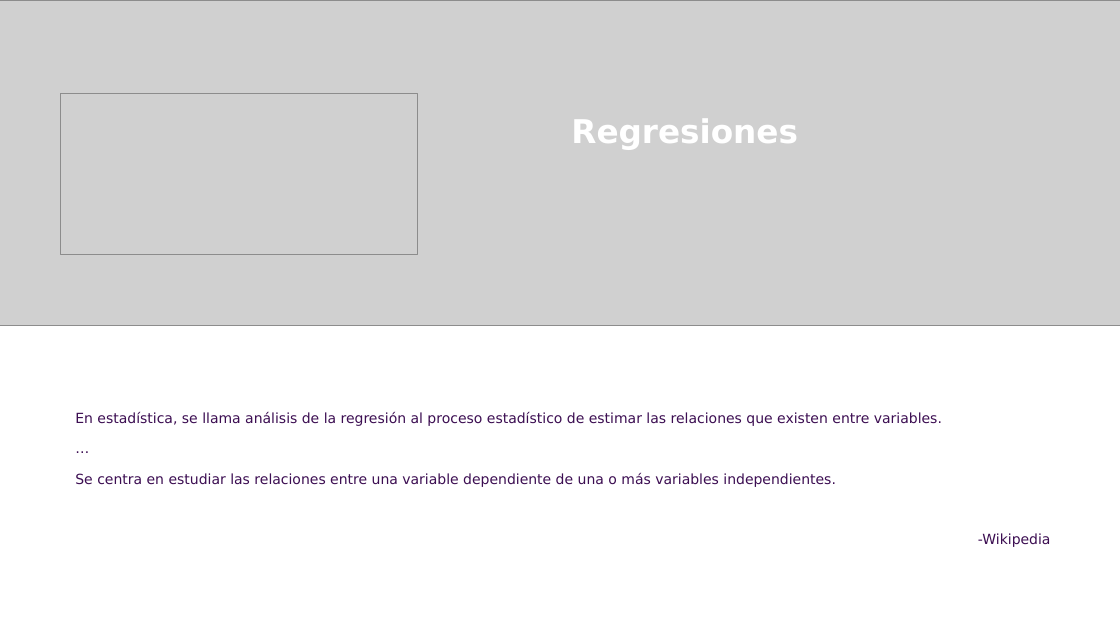
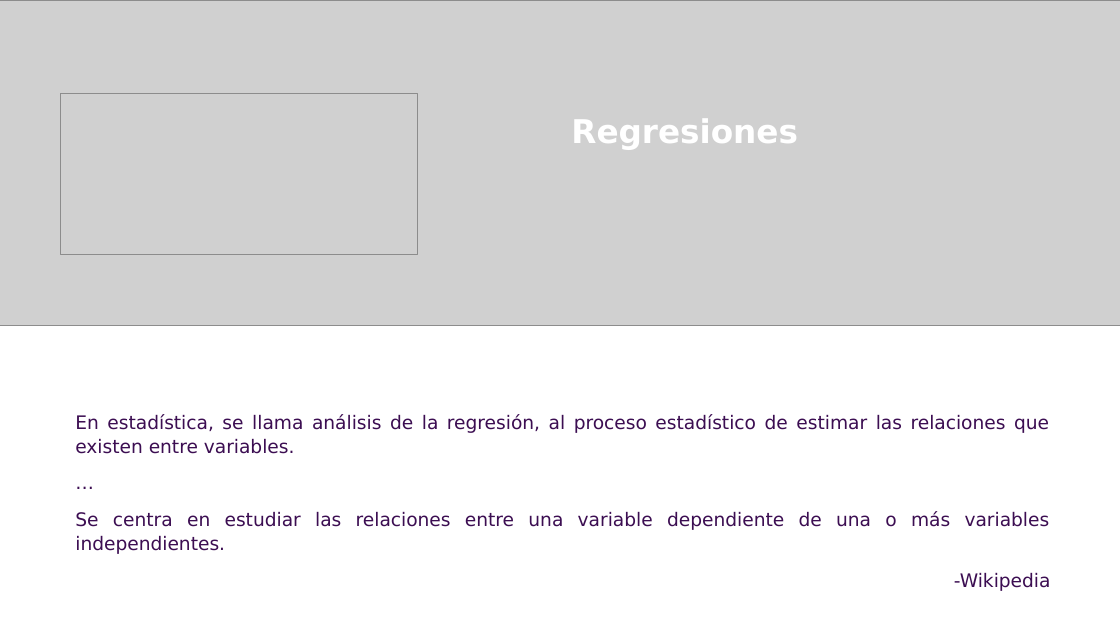
Before and after one commit to csameshiman/Axity_Curso_ML_2023, a slide deck: slide 3 of Diapositivas/Parte 02.Regresión/02_01_Simple_Linear_Regression.pptx. Drawn at 1120x630 pixels with LibreOffice and Linux fonts; fonts in the diff are those of the drawing; grey boxes stand for pictures; background and template pictures are left out. Boxes give left, top, right and bottom in pixels: in the first picture for what was removed or moved away, otherwise in the second. Text is boxed around its words. In the diff, an @@ line names an element or a change of style, - is before the commit and + after.

```diff
--- a/Diapositivas/Parte 02.Regresión/02_01_Simple_Linear_Regression.pptx
+++ b/Diapositivas/Parte 02.Regresión/02_01_Simple_Linear_Regression.pptx
@@ text at (x1=75, y1=414, x2=1049, y2=454): text changed; size 12 to 16 pt @@
-En estadística, se llama análisis de la regresión al proceso estadístico de estimar las relaciones que existen entre variables.
+En estadística, se llama análisis de la regresión, al proceso estadístico de estimar las relaciones que existen entre variables.
@@ text at (x1=75, y1=511, x2=1051, y2=591): size 12 to 16 pt in "…", "Se centra en estudiar las relaciones entre ...", "-Wikipedia" @@
```
Also in this commit, not shown: 5 other slides changed, 4 slides removed.
